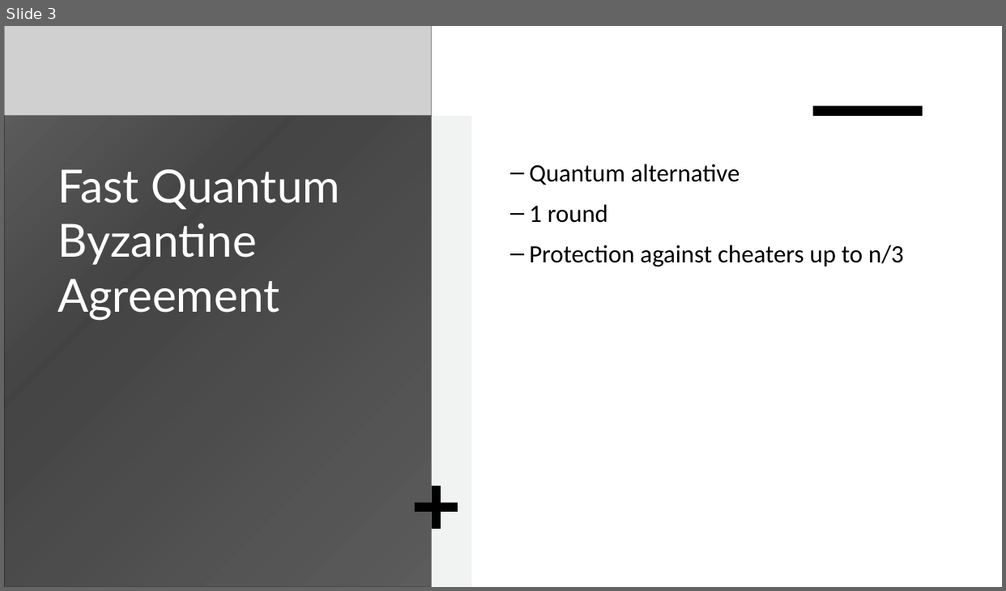
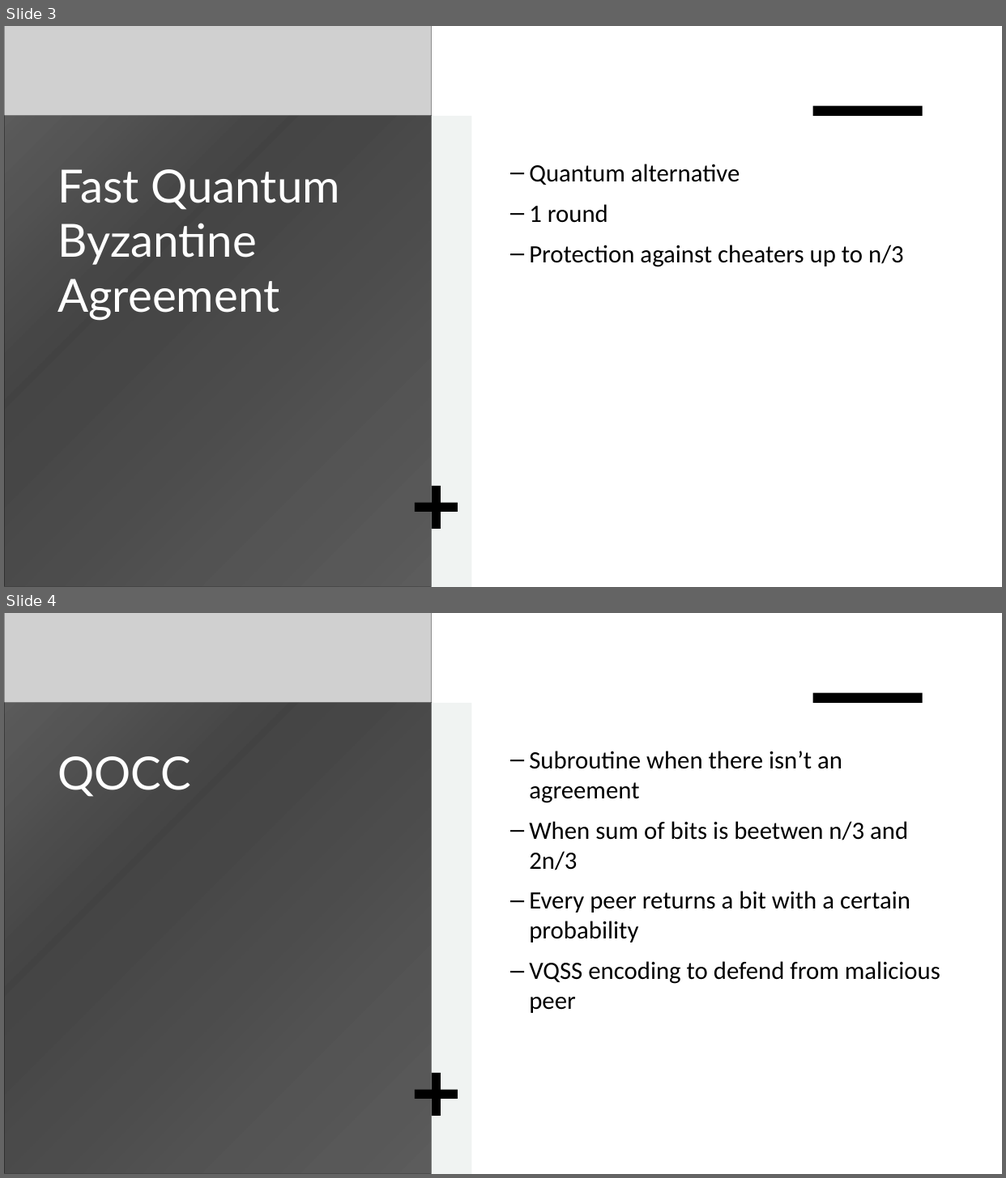
Before and after one commit to ado901/Quantum-Byzantine-Protocol, a slide deck: Fast Quantum Byzantine Agreement.pptx. Shown one above the other, each under a label of ours: slide 3 before the commit, slides 3 and 4 after it. The pictures are 1006x591 and 1006x1178 pixels, drawn with LibreOffice and Linux fonts; fonts in the diff are those of the drawing; grey boxes stand for pictures. Boxes give left, top, right and bottom in pixels: in the first picture for what was removed or moved away, otherwise in the second. Text is boxed around its words. In the diff, an @@ line names an element or a change of style, - is before the commit and + after.

```diff
--- a/Fast Quantum Byzantine Agreement.pptx
+++ b/Fast Quantum Byzantine Agreement.pptx
@@ slide 4 added at [4, 613, 1002, 1174], background #FFFFFF; not listed: 1 template element that a slide beside it also shows @@
@@ rectangle added at [4, 613, 1002, 1174], fill #FFFFFF @@
@@ picture added at [4, 613, 432, 1174] @@
@@ rectangle added at [4, 703, 432, 1174], fill gradient #000000 @@
@@ rectangle added at [432, 703, 472, 1174], fill #F0F3F2 @@
@@ rectangle added at [813, 693, 923, 703], fill #000000 @@
@@ title added at [57, 756, 191, 797], 44 pt, text #FFFFFF @@
+QOCC
@@ text added at [529, 751, 940, 1013], 24 pt, text #000000 @@
+– Subroutine when there isn’t an agreement
+– When sum of bits is beetwen n/3 and 2n/3
+– Every peer returns a bit with a certain probability
+– VQSS encoding to defend from malicious peer
@@ plus added at [415, 1072, 458, 1115], fill #000000 @@
```
Also in this commit, not shown: 5 other slides added.
